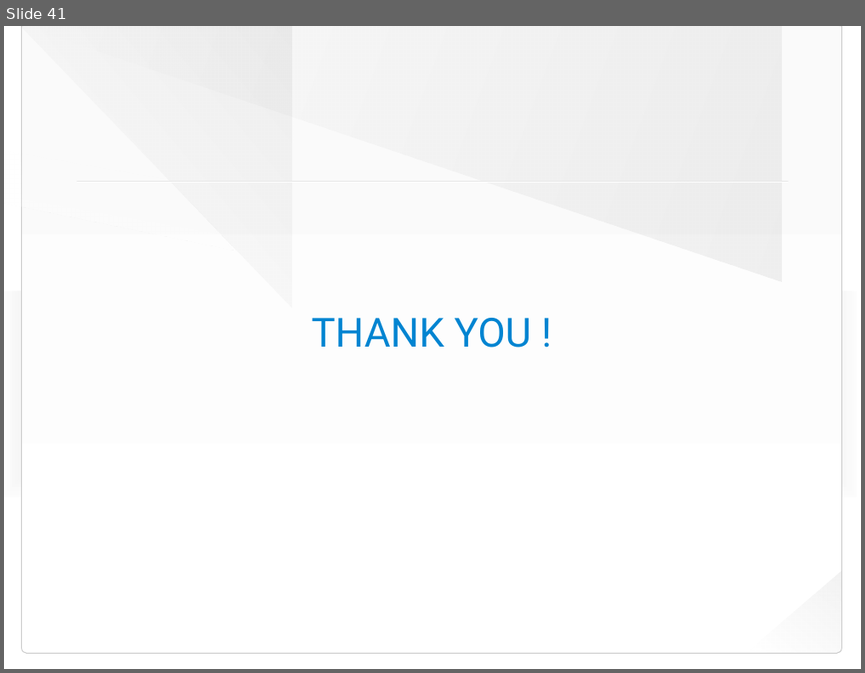
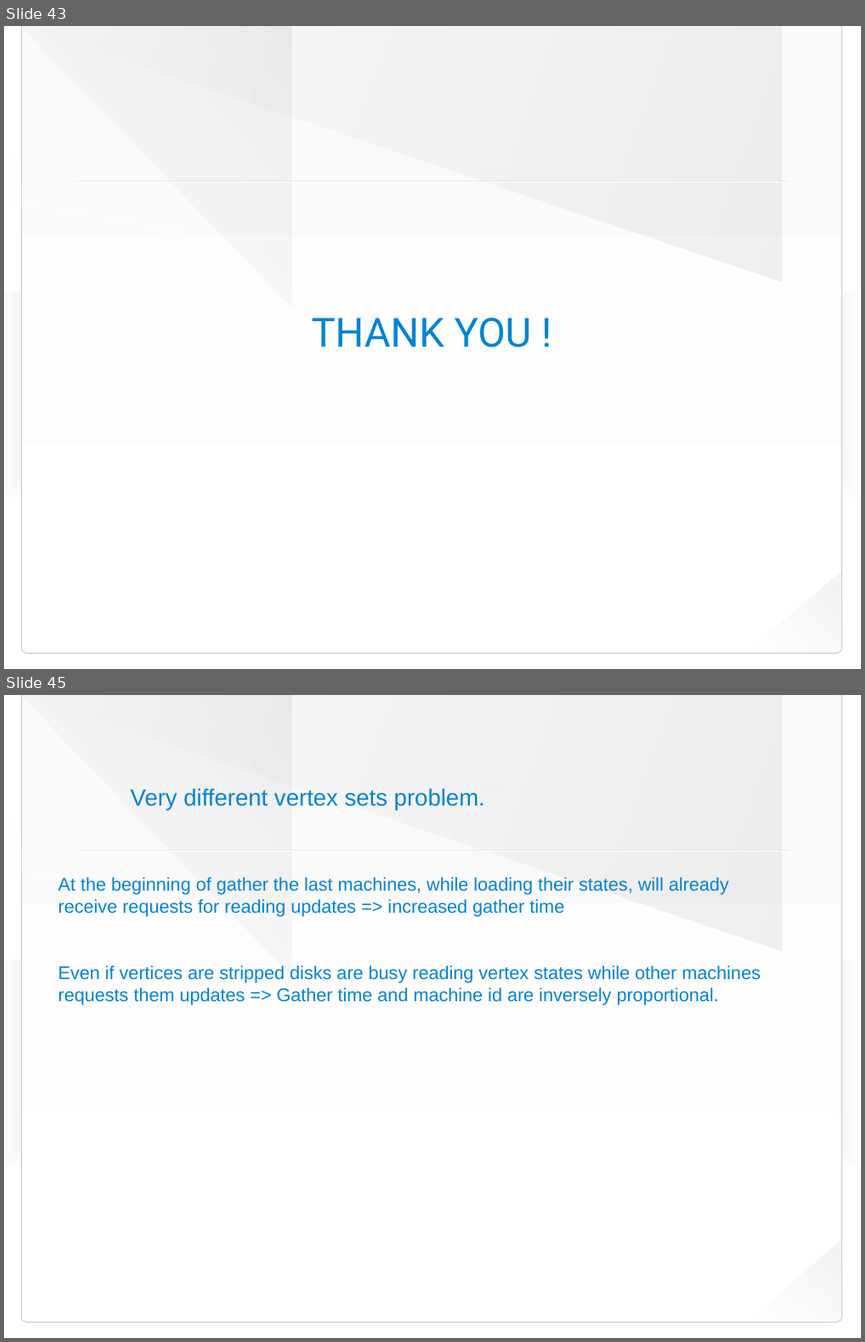
Before and after one commit to HaprianVlad/chaos, a slide deck: presentation.odp. Shown one above the other, each under a label of ours: slide 41 before the commit, slides 43 and 45 after it; the slides between them are not shown. The pictures are 865x673 and 865x1342 pixels, drawn with LibreOffice and Linux fonts; fonts in the diff are those of the drawing; background and template pictures are left out. Boxes give left, top, right and bottom in pixels: in the first picture for what was removed or moved away, otherwise in the second. Text is boxed around its words. In the diff, an @@ line names an element or a change of style, - is before the commit and + after.

```diff
--- a/presentation.odp
+++ b/presentation.odp
@@ slide 45 added at [4,695,861,1338], background picture (left out); not listed: 8 template elements that a slide beside it also shows @@
@@ text added at [131,789,485,810], 28 pt, text #0084D1 @@
+Very different vertex sets problem.
@@ text added at [58,877,760,1005], 22 pt, text #0084D1 @@
+At the beginning of gather the last machines, while loading their states, will already receive requests for reading updates => increased gather time
+Even if vertices are stripped disks are busy reading vertex states while other machines requests them updates => Gather time and machine id are inversely proportional.
@@ what was slide 41 is now slide 43 @@
```
Also in this commit, not shown: 7 slides changed, 3 other slides added, 5 other files.
